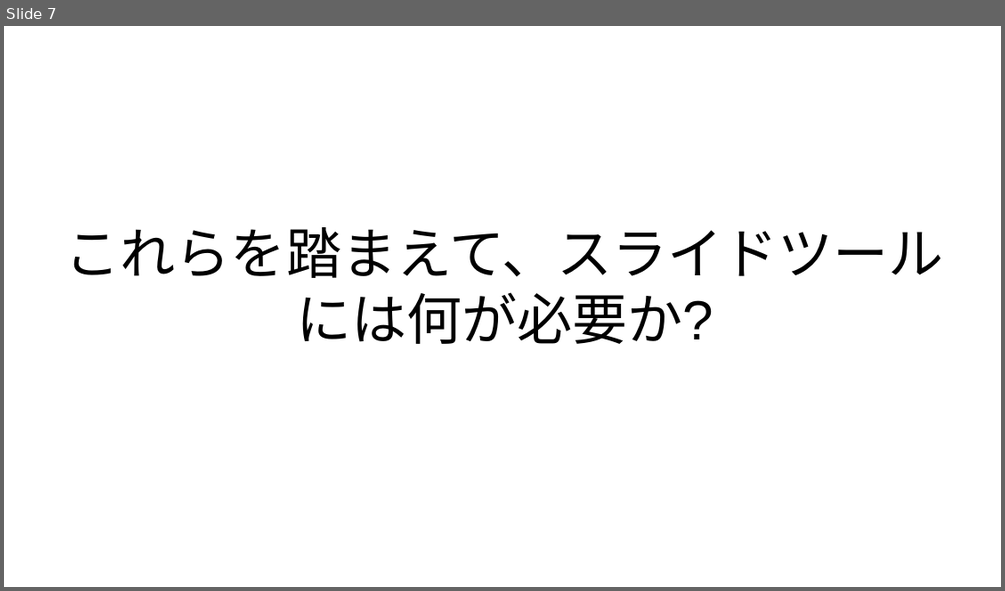
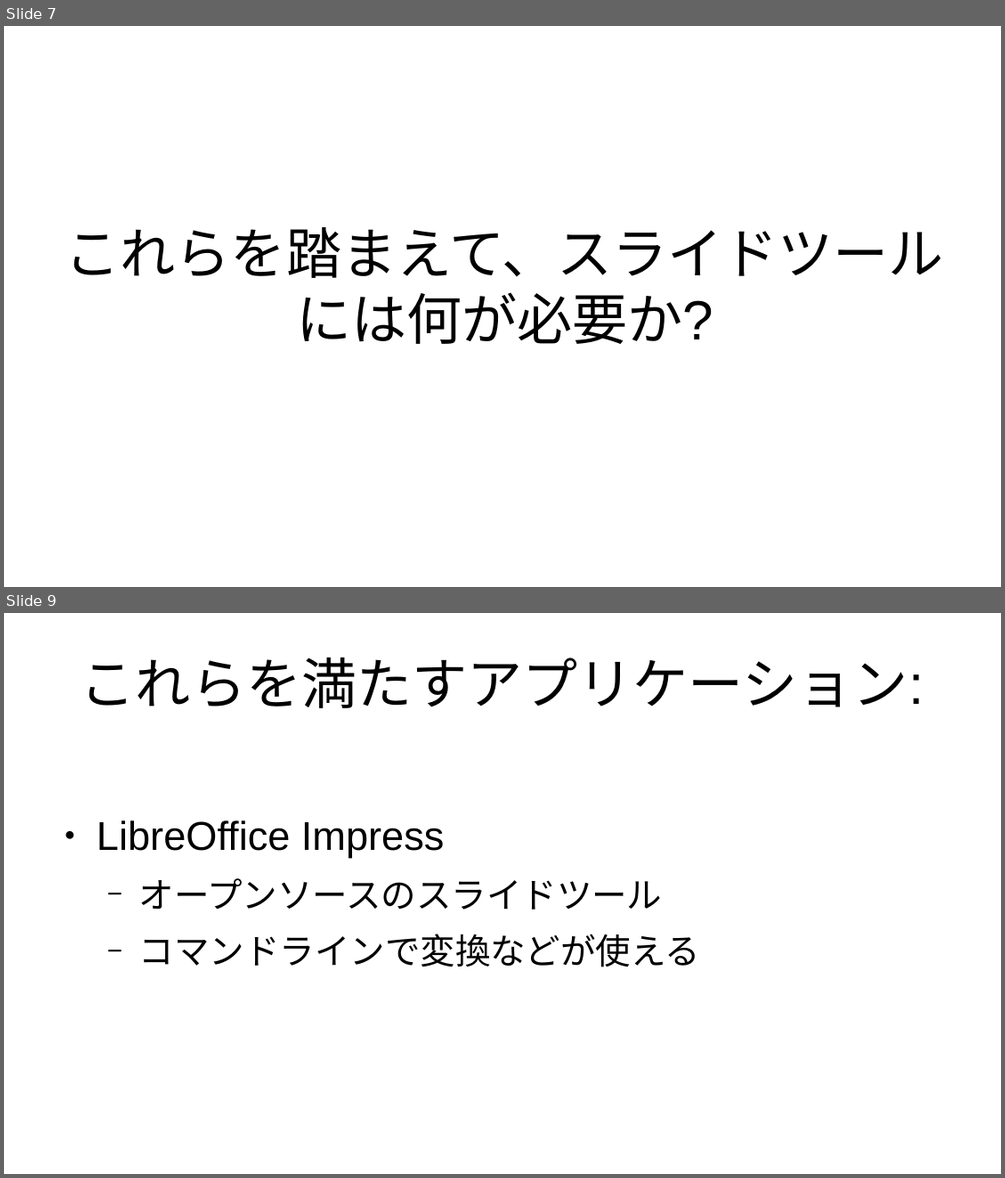
Before and after one commit to kijimaD/roam-ui, a slide deck: pages/pdfs/20250201_slide.odp. Shown one above the other, each under a label of ours: slide 7 before the commit, slides 7 and 9 after it; the slides between them are not shown. The pictures are 1005x591 and 1005x1178 pixels, drawn with LibreOffice and Linux fonts; fonts in the diff are those of the drawing. Boxes give left, top, right and bottom in pixels: in the first picture for what was removed or moved away, otherwise in the second. Text is boxed around its words. In the diff, an @@ line names an element or a change of style, - is before the commit and + after.

```diff
--- a/pages/pdfs/20250201_slide.odp
+++ b/pages/pdfs/20250201_slide.odp
@@ slide 9 added at <box>4,613,1001,1174</box>, background #FFFFFF @@
@@ title added at <box>81,657,924,708</box>, 44 pt, text #000000 @@
+これらを満たすアプリケーション:
@@ text added at <box>97,820,700,967</box>, 28 pt, text #000000 @@
+● LibreOffice Impress
+  − オープンソースのスライドツール
+  − コマンドラインで変換などが使える
```
Also in this commit, not shown: 9 slides changed, 2 slides removed, 2 other files.
